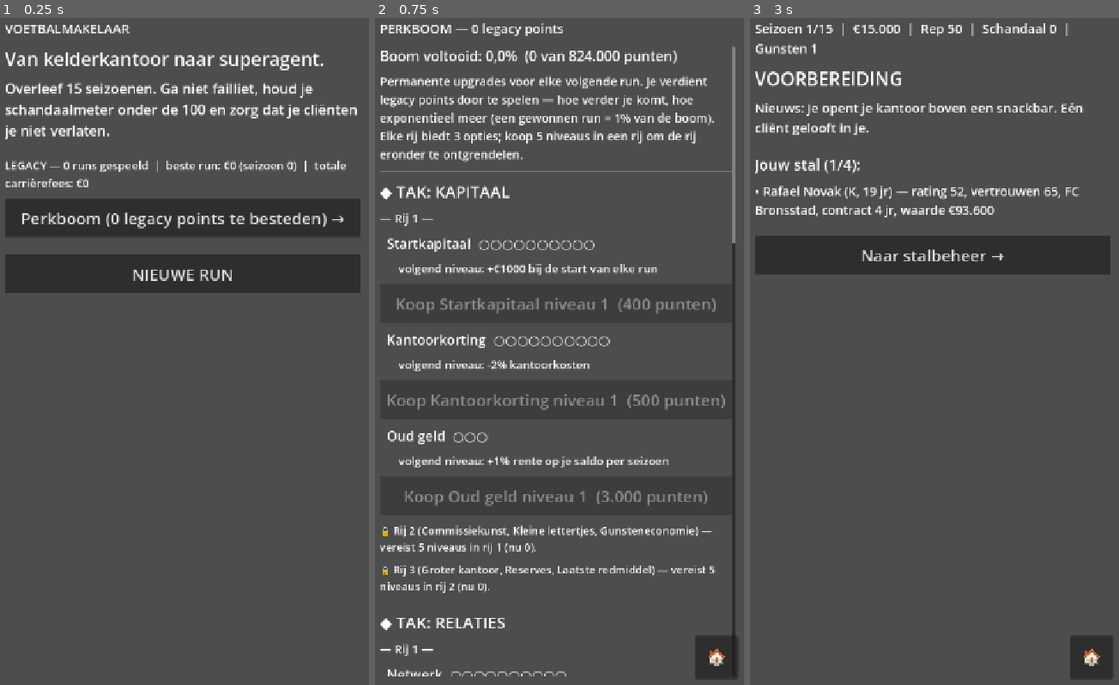
Above: before the commit, frames 1-3 (left to right).
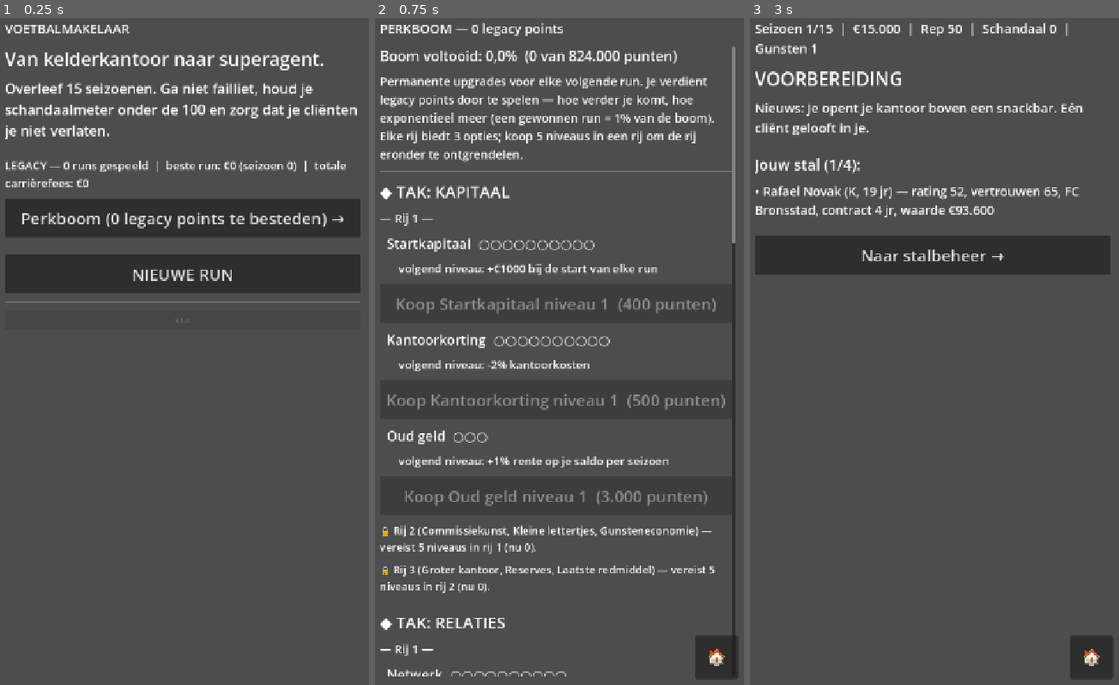
Above: after the commit, the same moments.

Repository: anassino070/Agent_game
Game: Godot game, scene res://scenes/Main.tscn
Same seed, same stepped clock (60 frames per second), same inputs: the game is played once before the commit and once after it.
Inputs (mouse positions are in pixels of both pictures, inside the frame that each line leads up to):
- Up to frame 1 (0.25 s): no input
- Up to frame 2 (0.75 s): click "Perkboom (0 legacy points te …" at 0.5 s
- Up to frame 3 (3 s): click "🏠" at 1.25 s; click (934, 318) at 2 s, where only the run after the commit has a clickable "v1.0"; click "NIEUWE RUN" at 2.75 s

The runs differ from the first frame. In frame 1, 0.1% of the frame differs, in the area x 1-98%, y 42-43%; in frame 2, nothing differs; in frame 3, nothing differs.

Commit message:
dev knop reset punten

Diff:
--- a/scripts/main.gd
+++ b/scripts/main.gd
@@ -19,6 +19,15 @@
 
 var home_btn: Button
 var confirm_reset := false         # tweestaps-bevestiging voor de perk-reset
+
+# ---- Developer-only puntenreset: verborgen achter een tik-sequentie + wachtwoord.
+# Geen echte beveiliging (GDScript-bronnen zijn leesbaar), maar voorkomt dat
+# spelers of testers er per ongeluk tegenaan lopen.
+const DEV_PASSWORD := "makelaar1987"
+const DEV_TAPS_NEEDED := 7
+var dev_taps := 0
+var dev_unlocked := false
+var dev_confirm := false
 
 
 # ---------------------------------------------------------------- opbouw
@@ -153,6 +162,70 @@
 	btn("NIEUWE RUN", _on_new_run)
 	if Game.has_save():
 		btn("Doorgaan met vorige run", _on_continue)
+	sep()
+	var dev_tap := btn("v1.0", _on_dev_tap)
+	dev_tap.add_theme_font_size_override("font_size", 14)
+	dev_tap.modulate = Color(1, 1, 1, 0.25)
+	dev_tap.custom_minimum_size = Vector2(0, 36)
+
+
+# ---------------------------------------------------------------- developer-only
+
+func _on_dev_tap() -> void:
+	dev_taps += 1
+	if dev_taps >= DEV_TAPS_NEEDED:
+		dev_taps = 0
+		_show_dev_login()
+
+
+func _show_dev_login(error := "") -> void:
+	clear()
+	header.text = "DEVELOPER"
+	if error != "":
+		var e := lbl(error, 20)
+		e.add_theme_color_override("font_color", Color(1.0, 0.4, 0.4))
+	lbl("Voer het developer-wachtwoord in.", 22)
+	var input := LineEdit.new()
+	input.placeholder_text = "wachtwoord"
+	input.secret = true
+	input.custom_minimum_size = Vector2(0, 56)
+	content.add_child(input)
+	btn("Bevestigen", func(): _check_dev_password(input.text))
+	btn("← Terug", show_start)
+
+
+func _check_dev_password(pw: String) -> void:
+	if pw == DEV_PASSWORD:
+		dev_unlocked = true
+		dev_confirm = false
+		show_dev_panel()
+	else:
+		_show_dev_login("Onjuist wachtwoord. Probeer opnieuw.")
+
+
+func show_dev_panel() -> void:
+	if not dev_unlocked:
+		show_start()
+		return
+	clear()
+	header.text = "DEVELOPER — puntenbeheer"
+	lbl("Huidig puntensaldo: %s legacy points." % _pts(Meta.state.legacy_points), 26)
+	lbl("Dit wist alleen het saldo, niet de gekochte perk-niveaus (gebruik daarvoor 'Reset alle perks' op het perkscherm).", 20)
+	sep()
+	if dev_confirm:
+		lbl("Weet je het zeker? Het puntensaldo gaat naar 0 en dit kan niet ongedaan worden.", 22)
+		btn("JA — wis puntensaldo", _do_dev_wipe)
+		btn("Annuleer", func(): dev_confirm = false; show_dev_panel())
+	else:
+		btn("Wis alle punten (naar 0)", func(): dev_confirm = true; show_dev_panel())
+	sep()
+	btn("← Terug naar start", func(): dev_unlocked = false; dev_confirm = false; show_start())
+
+
+func _do_dev_wipe() -> void:
+	Meta.dev_wipe_points()
+	dev_confirm = false
+	show_dev_panel()
 
 
 # ---------------------------------------------------------------- meta: perks
--- a/scripts/meta.gd
+++ b/scripts/meta.gd
@@ -332,6 +332,12 @@
 	save_meta()
 
 
+func dev_wipe_points() -> void:
+	# Developer-only: wist alleen het puntensaldo (niet de gekochte perks).
+	state.legacy_points = 0
+	save_meta()
+
+
 # Beloning na afloop van een run (game over of gewonnen). Exponentiële
 # curve: elk seizoen verder vermenigvuldigt de beloning met REWARD_BASE,
 # met als plafond precies 1% van de volledige boom voor een gewonnen run.
Not shown, changed: HANDLEIDING.md
